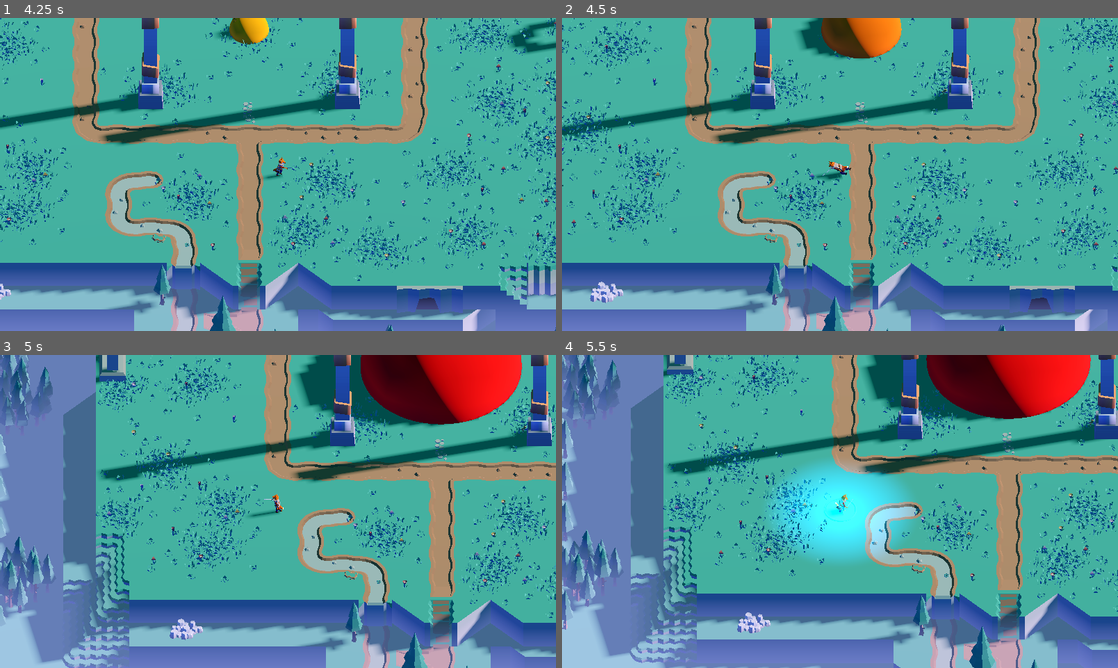
Above: before the commit, frames 1-4 (two rows, left to right).
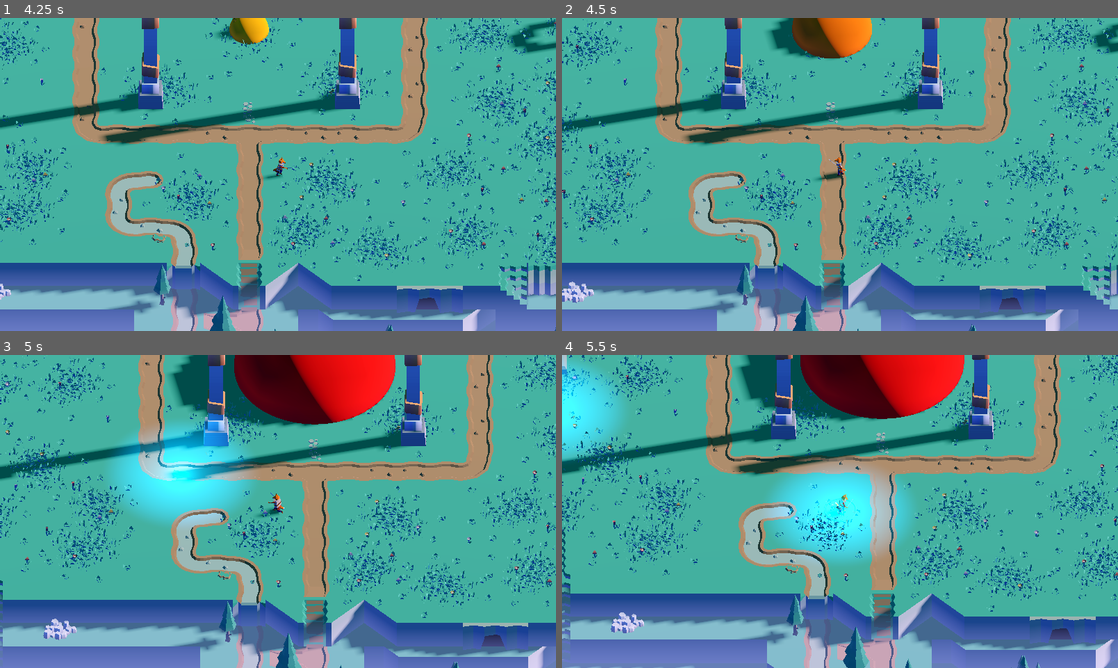
Above: after the commit, the same moments.

Repository: goobyspace/wild-jam
Game: Godot game, scene res://scenes/main.tscn
Two runs of this game, one before a commit and one after it. Both use one fixed random seed, a clock stepped at 60 frames per second and the inputs below.
Inputs (mouse positions are in pixels of both pictures, inside the frame that each line leads up to):
- Up to frame 1 (4.25 s): tap Enter at 0.5 s; move the mouse to (400, 158) at 0.52 s; hold D (move_right) 0.53-1.28 s; click (400, 158) at 0.6 s; move the mouse to (166, 190) at 1.27 s; hold S (move_back) 1.28-2.03 s; tap Q (attack_primary) at 1.35 s; move the mouse to (333, 105) at 2.02 s; hold D (move_right) 2.03-2.78 s; tap E (attack_secondary) at 2.1 s; tap Space (move_dash) at 2.75, 3.6 s; move the mouse to (250, 237) at 2.77 s; hold W (move_forward) 2.78-3.53 s; right-click (250, 237) at 2.85 s; move the mouse to (444, 221) at 3.52 s; hold A (move_left) from 3.53 s (still down)
- Up to frame 2 (4.5 s): keep holding A (move_left); move the mouse to (673, 127) at 4.27 s; tap R (spell_one) at 4.35 s
- Up to frame 3 (5 s): keep holding A (move_left)
- Up to frame 4 (5.5 s): move the mouse to (867, 511) at 5.02 s; release A (move_left) at 5.03 s; hold S (move_back) from 5.03 s (still down); tap F (spell_two) at 5.1 s

Frame 1 is identical in both runs. In frame 2, 39% of the frame differs, in the area x 0-100%, y 0-100%; in frame 3, 66%; in frame 4, 63%.

Commit message:
lightning bolt

Diff:
--- a/scenes/player.tscn
+++ b/scenes/player.tscn
@@ -24,6 +24,7 @@
 [ext_resource type="PackedScene" uid="uid://bbfn0xoov1gdk" path="res://scripts/player/abilities/weapons/sword/spin.tscn" id="21_a38lo"]
 [ext_resource type="PackedScene" uid="uid://bti1ia18i2cs3" path="res://scripts/player/abilities/weapons/sword/lunge.tscn" id="22_4ni07"]
 [ext_resource type="PackedScene" uid="uid://cg4pp21nhmd5h" path="res://scripts/player/abilities/magic/thunder/thunderstrike.tscn" id="23_l71n6"]
+[ext_resource type="PackedScene" uid="uid://dtiju5n5lgk81" path="res://scripts/player/abilities/magic/thunder/lightningbolt.tscn" id="24_ke2ow"]
 
 [sub_resource type="ViewportTexture" id="ViewportTexture_3vyb7"]
 viewport_path = NodePath("SubViewport")
@@ -260,7 +261,7 @@
 mainAttack = NodePath("../model/sword_main")
 primaryAttack = NodePath("../model/spin")
 secondaryAttack = NodePath("../model/lunge")
-spellPrimary = NodePath("dash")
+spellPrimary = NodePath("../model/lightningbolt")
 spellSecondary = NodePath("../model/thunderstrike")
 dash = NodePath("dash")
 
@@ -305,6 +306,10 @@
 stun_time = 1.4
 character = NodePath("../..")
 ability_cooldown = 1.0
+animation_tree = NodePath("../../AnimationTree")
+
+[node name="lightningbolt" parent="model" node_paths=PackedStringArray("character", "animation_tree") instance=ExtResource("24_ke2ow")]
+character = NodePath("../..")
 animation_tree = NodePath("../../AnimationTree")
 
 [node name="AnimationTree" type="AnimationTree" parent="."]
--- /dev/null
+++ b/scripts/player/abilities/magic/thunder/bolt.tscn
@@ -0,0 +1,30 @@
+[gd_scene load_steps=4 format=3 uid="uid://dxn11adesoyxk"]
+
+[sub_resource type="BoxMesh" id="BoxMesh_tw485"]
+size = Vector3(0.2, 0.2, 1)
+
+[sub_resource type="StandardMaterial3D" id="StandardMaterial3D_2sfrd"]
+transparency = 1
+albedo_color = Color(0.256657, 0.59785, 0.740682, 0.6)
+emission_enabled = true
+emission = Color(3.85046e-06, 0.594907, 0.870088, 1)
+emission_energy_multiplier = 1.5
+
+[sub_resource type="ConvexPolygonShape3D" id="ConvexPolygonShape3D_tw485"]
+points = PackedVector3Array(-0.1, -0.1, -0.471748, 0.114264, 0.114264, 0.507937, 0.114264, -0.107915, 0.507937, 0.114264, 0.114264, -0.507937, -0.107915, 0.114264, 0.507937, 0.114264, -0.107915, -0.507937, -0.107915, 0.114264, -0.507937, -0.1, -0.1, 0.471748)
+
+[node name="bolt" type="MeshInstance3D"]
+mesh = SubResource("BoxMesh_tw485")
+surface_material_override/0 = SubResource("StandardMaterial3D_2sfrd")
+
+[node name="OmniLight3D" type="OmniLight3D" parent="."]
+light_color = Color(0, 0.554936, 0.870286, 1)
+light_energy = 8.0
+light_size = 8.0
+
+[node name="Area3D" type="Area3D" parent="."]
+transform = Transform3D(1, 0, 0, 0, 1, 0, 0, 0, 1, 0, -0.6, 0)
+
+[node name="CollisionShape3D" type="CollisionShape3D" parent="Area3D"]
+transform = Transform3D(1, 0, 0, 0, 1, 0, 0, 0, 1, 0, 0.6, 0)
+shape = SubResource("ConvexPolygonShape3D_tw485")
--- /dev/null
+++ b/scripts/player/abilities/magic/thunder/lightningbolt.gd
@@ -0,0 +1,48 @@
+extends PlayerAbility
+
+@export var damage: int = 5
+@export var character: Node3D
+@export var bolt: PackedScene
+@export var startup_time: float = 0.2
+@export var travel_time: float = 0.5
+
+func _ready() -> void:
+	super._ready()
+
+	if character == null or not character.has_method("adjust_speed"):
+		push_error("Character is not assigned, or does not have the player_movement script.")
+		return
+
+	if bolt == null:
+		push_error("Thunder mesh is not assigned in the Thunderstrike ability.")
+		return
+
+func _on_body_entered(body: Node) -> void:
+	var health_node = body.find_child("enemy_health")
+	if health_node and health_node.has_method("take_damage"):
+		health_node.take_damage(damage)
+
+func _on_use() -> bool:
+	play_animation()
+	character.adjust_speed(character.speed / 2, startup_time)
+
+	await get_tree().create_timer(startup_time).timeout
+	var new_bolt = bolt.instantiate()
+	character.add_sibling(new_bolt)
+	var area_hitbox = new_bolt.get_node("Area3D")
+	area_hitbox.connect("body_entered", self._on_body_entered)
+	area_hitbox.monitoring = true
+	var viewport = get_viewport();
+	var mouse_position = viewport.get_mouse_position()
+	var rect = viewport.get_visible_rect()
+	var center_position = rect.size / 2
+	var mouse_to_center = (mouse_position - center_position).normalized()
+	new_bolt.position = character.position
+	new_bolt.look_at(Vector3(character.position.x - mouse_to_center.x, 0, character.position.z - mouse_to_center.y), Vector3.UP)
+	new_bolt.rotation.y = new_bolt.rotation.y - PI
+	var tween = get_tree().create_tween()
+	tween.tween_property(new_bolt, "position", new_bolt.global_basis.z * 100, travel_time)
+	await tween.finished
+	area_hitbox.monitoring = false
+	new_bolt.queue_free()
+	return true
--- /dev/null
+++ b/scripts/player/abilities/magic/thunder/lightningbolt.tscn
@@ -0,0 +1,12 @@
+[gd_scene load_steps=3 format=3 uid="uid://dtiju5n5lgk81"]
+
+[ext_resource type="Script" uid="uid://dx7x8sgl23e51" path="res://scripts/player/abilities/magic/thunder/lightningbolt.gd" id="1_tw485"]
+[ext_resource type="PackedScene" uid="uid://dxn11adesoyxk" path="res://scripts/player/abilities/magic/thunder/bolt.tscn" id="2_e8vur"]
+
+[node name="lightningbolt" type="Node3D"]
+script = ExtResource("1_tw485")
+bolt = ExtResource("2_e8vur")
+startup_time = 0.3
+travel_time = 4.0
+ability_cooldown = 1.5
+animation = 4
--- a/scripts/player/movement/player_movement.gd
+++ b/scripts/player/movement/player_movement.gd
@@ -131,6 +131,7 @@
 	model.rotation.x = 0
 	model.rotation.z = 0
 
+
 	velocity.x = direction.x;
 	velocity.z = direction.z;
 
Not shown: 1 places in scenes/player.tscn that only renumber resources
Not shown, added: scripts/player/abilities/magic/thunder/lightningbolt.gd.uid
